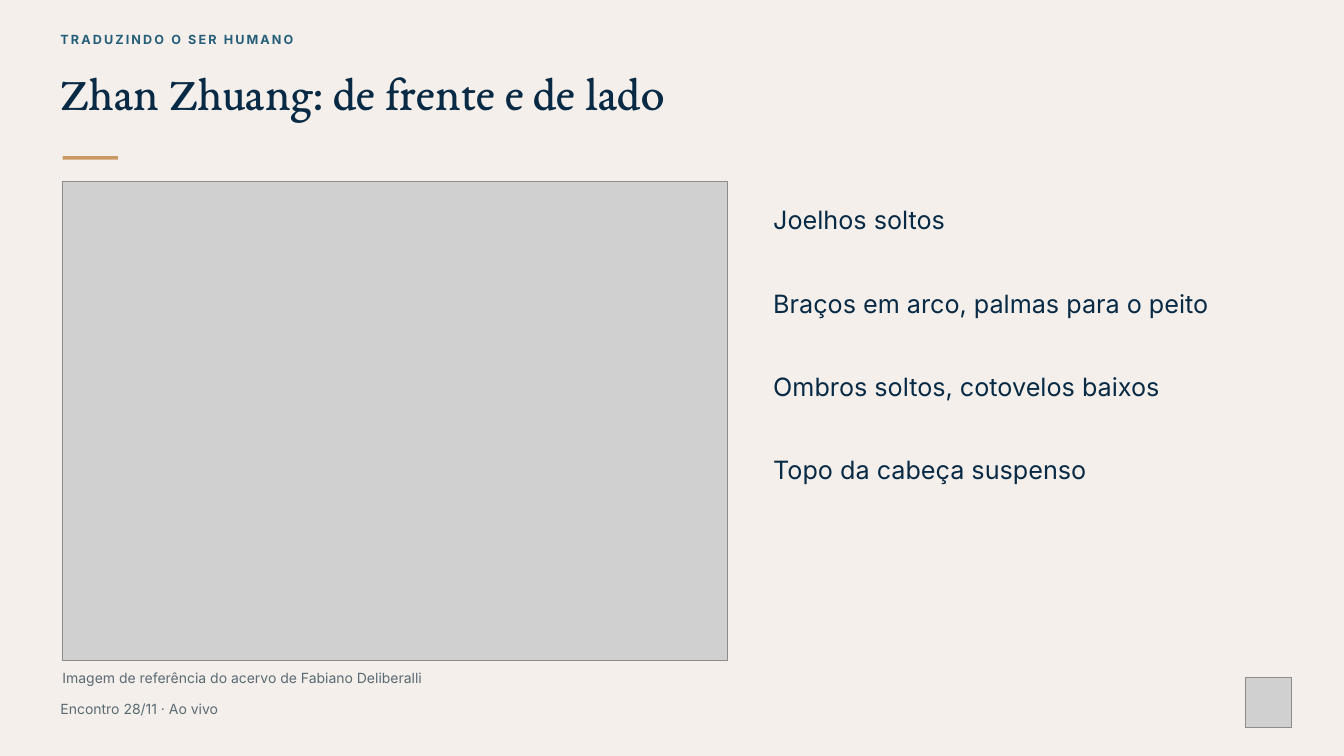
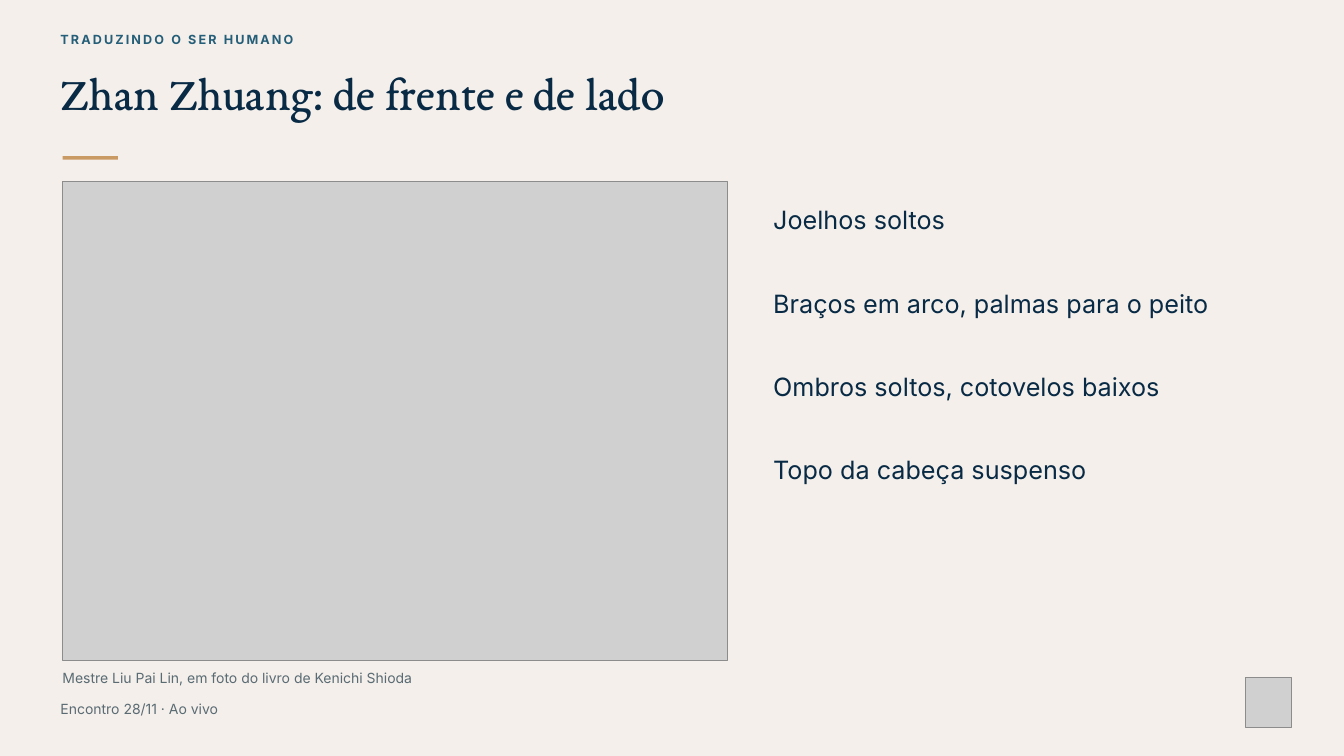
Before and after one commit to fabianodeliberalli/base-cognitiva-vault, a slide deck: slide 21 of 70 - Produções/Cursos/Curso - Nome Provisório/Materiais/Módulo 2/Encontro de 28-11 - slides e roteiro de bolso/TSH - Encontro de 28-11 - slides.pptx. Drawn at 1344x756 pixels with LibreOffice and Linux fonts; fonts in the diff are those of the drawing; grey boxes stand for pictures. Boxes give left, top, right and bottom in pixels: in the first picture for what was removed or moved away, otherwise in the second. Text is boxed around its words. In the diff, an @@ line names an element or a change of style, - is before the commit and + after.

```diff
--- a/70 - Produções/Cursos/Curso - Nome Provisório/Materiais/Módulo 2/Encontro de 28-11 - slides e roteiro de bolso/TSH - Encontro de 28-11 - slides.pptx
+++ b/70 - Produções/Cursos/Curso - Nome Provisório/Materiais/Módulo 2/Encontro de 28-11 - slides e roteiro de bolso/TSH - Encontro de 28-11 - slides.pptx
@@ text at [62,672,412,686]: text changed @@
-Imagem de referência do acervo de Fabiano Deliberalli
+Mestre Liu Pai Lin, em foto do livro de Kenichi Shioda
```
Also in this commit, not shown: 8 other files.
